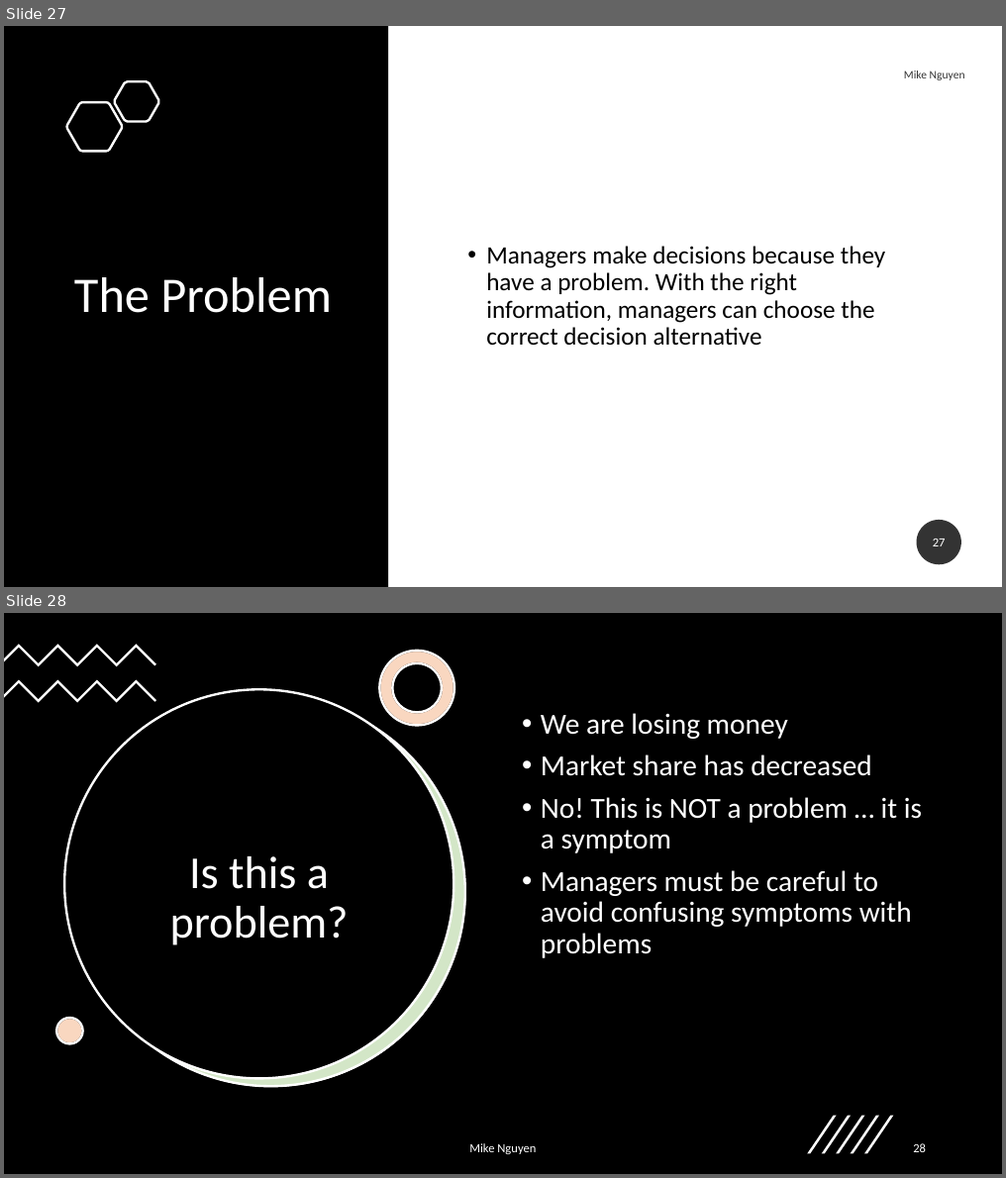
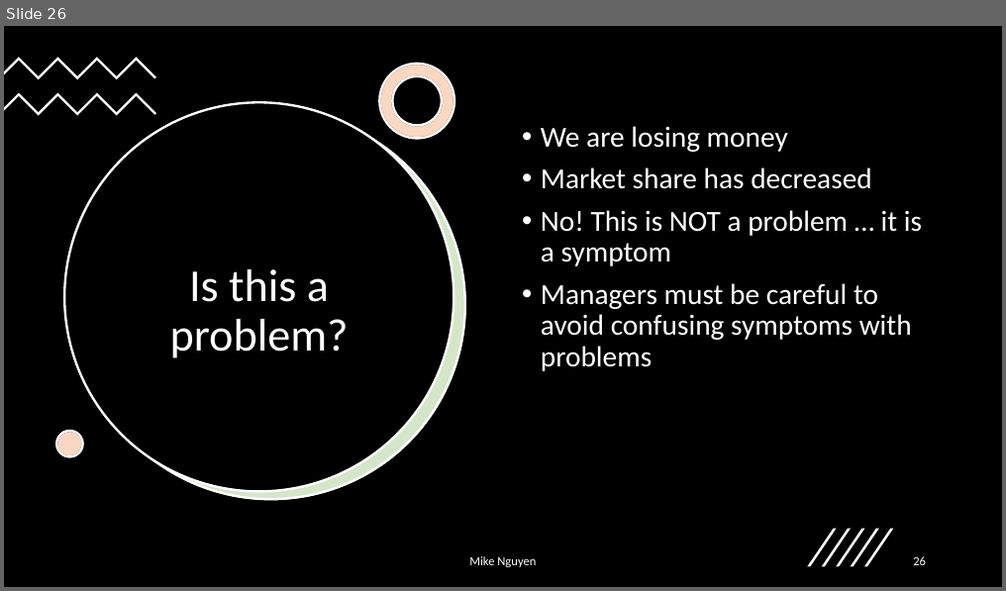
Before and after one commit to mikenguyen13/mar4050, a slide deck: lectures/1/2_Marketing Research Process.pptx. Shown one above the other, each under a label of ours: slides 27 and 28 before the commit, slide 26 after it. The pictures are 1006x1178 and 1006x591 pixels, drawn with LibreOffice and Linux fonts; fonts in the diff are those of the drawing. Boxes give left, top, right and bottom in pixels: in the first picture for what was removed or moved away, otherwise in the second. Text is boxed around its words. In the diff, an @@ line names an element or a change of style, - is before the commit and + after.

```diff
--- a/lectures/1/2_Marketing Research Process.pptx
+++ b/lectures/1/2_Marketing Research Process.pptx
@@ slide 27 removed at bbox=[4, 26, 1002, 587], background #FFFFFF @@
@@ rectangle removed at bbox=[4, 26, 388, 587] @@
@@ freeform shape removed at bbox=[114, 82, 159, 122] @@
@@ text removed at bbox=[904, 71, 965, 80] @@
-Mike Nguyen
@@ freeform shape removed at bbox=[67, 102, 122, 151] @@
@@ text removed at bbox=[486, 246, 885, 346] @@
-• Managers make decisions because they have a problem. With the right information, managers can choose the correct decision alternative
@@ title removed at bbox=[74, 277, 332, 313] @@
-The Problem
@@ page number removed at bbox=[917, 520, 961, 565] @@
-27
@@ what was slide 28 is now slide 26 @@
@@ page number at bbox=[913, 557, 926, 566]: text changed @@
-28
+26
```
Also in this commit, not shown: 11 slides changed, 3 slides added, 1 other slide removed, 3 other files.
